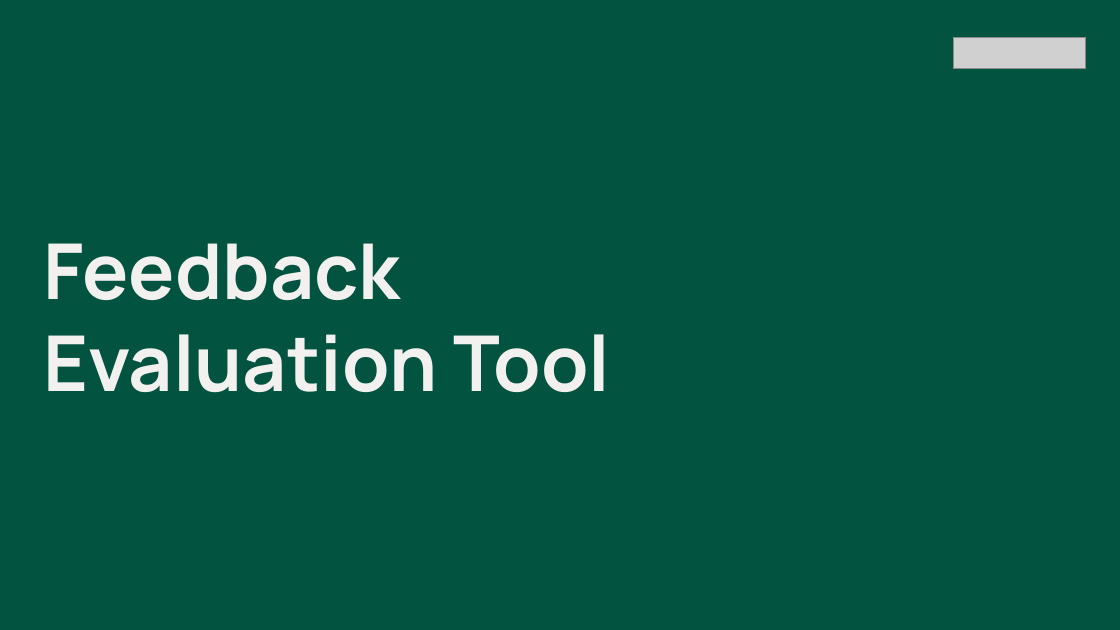
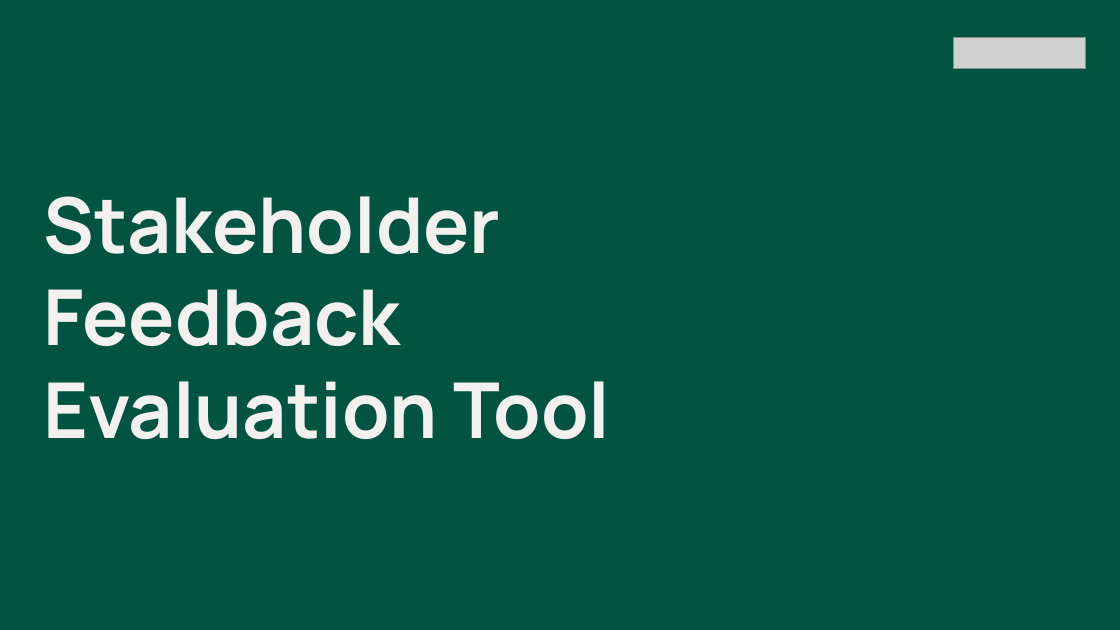
Before and after one commit to dg-nimakarshenas/evaluation_tool, a slide deck: slide 1 of Evaluation Tool.pptx. Drawn at 1120x630 pixels with LibreOffice and Linux fonts; fonts in the diff are those of the drawing; grey boxes stand for pictures; background and template pictures are left out. Boxes give left, top, right and bottom in pixels: in the first picture for what was removed or moved away, otherwise in the second. Text is boxed around its words. In the diff, an @@ line names an element or a change of style, - is before the commit and + after.

```diff
--- a/Evaluation Tool.pptx
+++ b/Evaluation Tool.pptx
@@ text at bbox=[43, 196, 610, 439]: text changed @@
-Feedback Evaluation Tool
+Stakeholder Feedback Evaluation Tool
```
Also in this commit, not shown: 1 other slide changed, 3 slides added, 2 other files.
